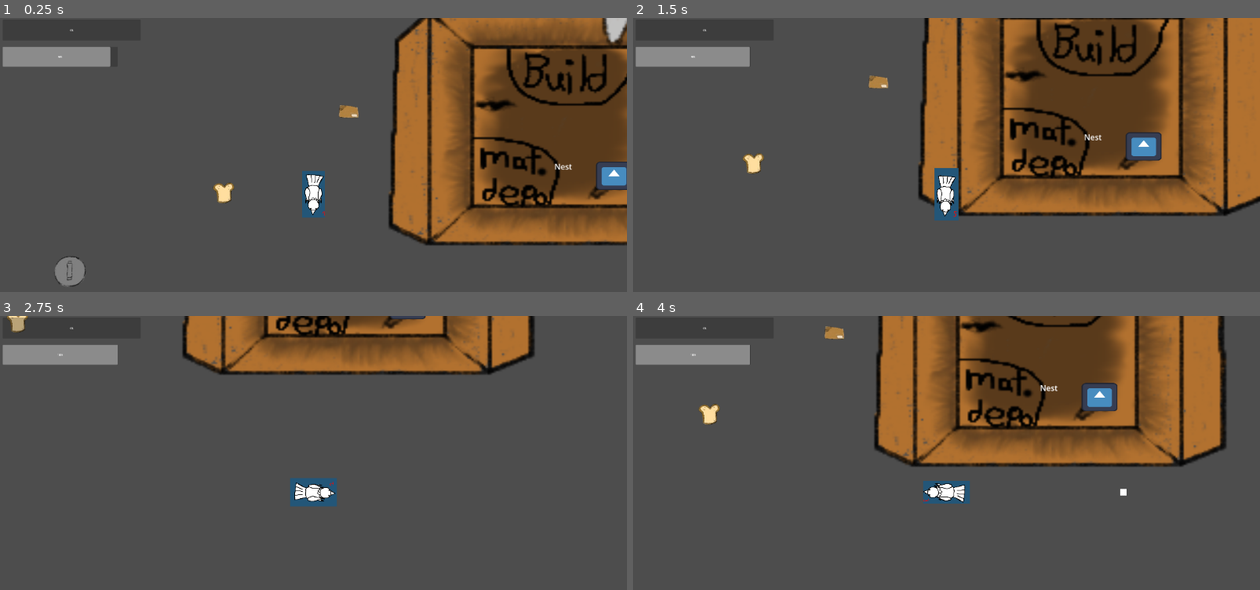
Above: before the commit, frames 1-4 (two rows, left to right).
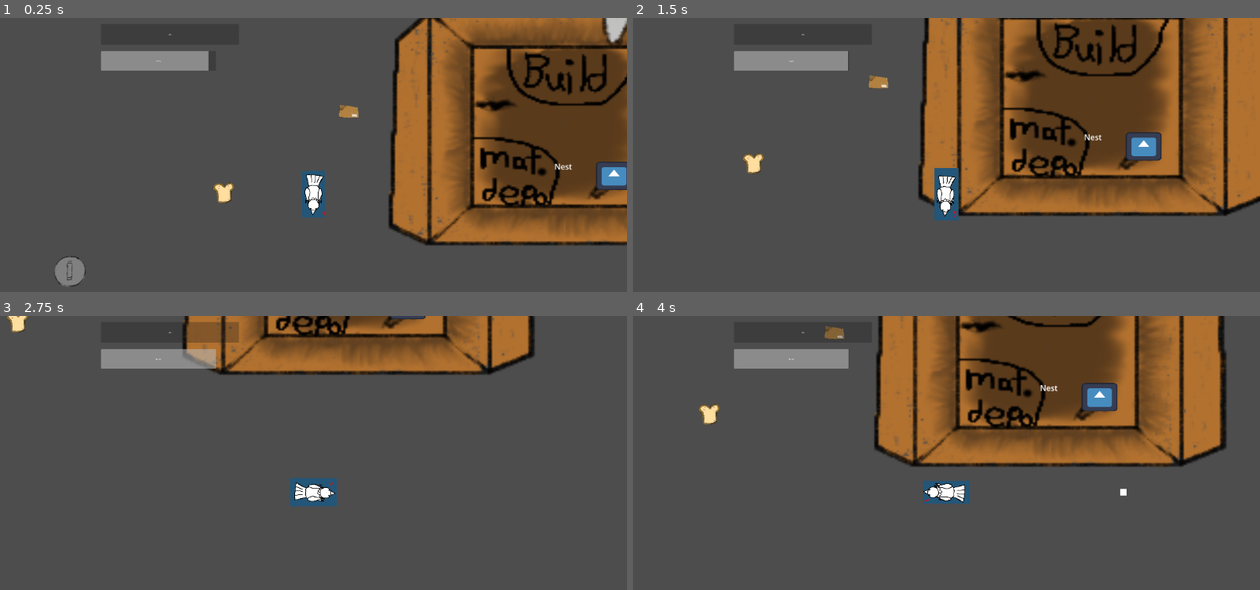
Above: after the commit, the same moments.

Repository: PiponcheDev/Chunky-Chick
Game: Godot game, scene res://Main.tscn
Two runs of this game, one before a commit and one after it. Both use one fixed random seed, a clock stepped at 60 frames per second and the inputs below. The engine's default icon, where the game draws it, is replaced by a stand-in: a white triangle on a blue panel in a dark square.
Inputs (mouse positions are in pixels of both pictures, inside the frame that each line leads up to):
- Up to frame 1 (0.25 s): no input
- Up to frame 2 (1.5 s): move the mouse to (1084, 176) at 0.52 s; hold D (walk_right) 0.53-1.28 s; tap F (dash) at 0.6 s; click (1084, 176) at 0.67 s; tap E (pick_up) at 0.8, 1.35 s; move the mouse to (821, 212) at 1.27 s; hold S (walk_down) from 1.28 s (still down)
- Up to frame 3 (2.75 s): tap F (dash) at 1.55, 2.1 s; move the mouse to (376, 414) at 2.02 s; release S (walk_down) at 2.03 s; hold D (walk_right) from 2.03 s (still down); tap E (pick_up) at 2.3 s
- Up to frame 4 (4 s): move the mouse to (915, 562) at 2.77 s; release D (walk_right) at 2.78 s; hold W (walk_up) 2.78-3.53 s; tap E (pick_up) at 2.85, 3.8 s; click (915, 562) at 2.92 s; tap F (dash) at 3.05 s; move the mouse to (1134, 546) at 3.52 s; hold A (walk_left) from 3.53 s (still down); hold Space (shoot) from 3.53 s (still down)

The runs differ from the first frame. In frame 1, 2.3% of the frame differs, in the area x 0-34%, y 4-20%; in frame 2, 2.3%; in frame 3, 3.0%, in the area x 0-39%, y 0-20%; in frame 4, 2.5%.

Commit message:
Assigned sprites, upgraded UI

Diff:
--- a/chunky-chick/runs/prev_run.tres
+++ b/chunky-chick/runs/prev_run.tres
@@ -9,4 +9,4 @@
 
 [resource]
 script = ExtResource("1_nl8ht")
-talismans = Array[ExtResource("2_lexoi")]([ExtResource("3_le …(373 unchanged characters)… ource("5_a3ero"), ExtResource("5_a3ero")])
+talismans = Array[ExtResource("2_lexoi")]([ExtResource("3_le …(373 unchanged characters)… ource("5_a3ero"), ExtResource("5_a3ero"), ExtResource("3_lexoi"), ExtResource("4_67pq6"), ExtResource("5_a3ero"), ExtResource("5_a3ero"), ExtResource("6_fhewc"), ExtResource("6_fhewc"), ExtResource("6_fhewc"), ExtResource("5_a3ero"), ExtResource("3_lexoi"), ExtResource("5_a3ero"), ExtResource("3_lexoi"), ExtResource("4_67pq6"), ExtResource("5_a3ero"), ExtResource("4_67pq6"), ExtResource("3_lexoi"), ExtResource("4_67pq6"), ExtResource("3_lexoi"), ExtResource("3_lexoi"), ExtResource("4_67pq6"), ExtResource("4_67pq6"), ExtResource("6_fhewc"), ExtResource("5_a3ero"), ExtResource("4_67pq6"), ExtResource("4_67pq6"), ExtResource("6_fhewc"), ExtResource("6_fhewc"), ExtResource("3_lexoi"), ExtResource("3_lexoi"), ExtResource("4_67pq6"), ExtResource("4_67pq6"), ExtResource("6_fhewc"), ExtResource("5_a3ero")])
--- a/chunky-chick/src/scripts/UI/player_ui.gd
+++ b/chunky-chick/src/scripts/UI/player_ui.gd
@@ -3,17 +3,38 @@
 # Node references
 @onready var fatness_bar: ProgressBar = $"Fatness-bar"
 @onready var dash_bar: ProgressBar = $"Dash-cooldown"
+@onready var active_showcase: TextureRect = $TextureRect
+@onready var active_cooldown: ProgressBar = $"Active-cooldown"
+@onready var guide: Label = $Guide
+
+const DASH_UI_START_DELAY := 0.12
 
 var player: Node = null
-var dash_display := 0.0  # for smooth dash bar animation
+var dash_display: float = 0.0
+var dash_cooldown_hold: float = 0.0
+var dash_cooldown_was_active: bool = false
 
 func _ready() -> void:
 	# Automatically find the player from the group
 	var players = get_tree().get_nodes_in_group("player")
 	if players.size() == 0:
 		push_error("Player not found for UI!")
+		guide.visible = false
 		return
+
 	player = players[0]
+
+	# --- CONNECT SIGNALS ---
+	player.connect("active_talisman_changed", Callable(self, "_on_active_talisman_changed"))
+	player.connect("active_talisman_activated", Callable(self, "_on_active_talisman_state_changed"))
+	player.connect("active_talisman_deactivated", Callable(self, "_on_active_talisman_state_changed"))
+	player.connect("carried_item_changed", Callable(self, "_on_carried_item_changed"))
+
+	# Initialize UI state
+	_update_active_talisman_display(player.active_talisman)
+	_update_active_cooldown_bar()
+	_update_guide_label()
+
 
 func _process(delta: float) -> void:
 	if not player:
@@ -22,7 +43,143 @@
 	# --- Fatness Bar ---
 	fatness_bar.value = player.fatness
 	fatness_bar.max_value = player.fatness_max + player.fatness_max_bonus
-	# --- Dash Cooldown Bar (smooth) ---
-	var target = player.get_dash_cooldown_ratio()
-	dash_display = lerp(dash_display, target, 10 * delta)
+
+	# --- Dash Cooldown Bar (smooth, with small start delay) ---
+	var dash_on_cooldown: bool = not player.dash_cooldown.is_stopped()
+
+	if dash_on_cooldown and not dash_cooldown_was_active:
+		dash_cooldown_hold = DASH_UI_START_DELAY
+		dash_display = 0.0
+
+	dash_cooldown_was_active = dash_on_cooldown
+
+	if dash_on_cooldown:
+		if dash_cooldown_hold > 0.0:
+			dash_cooldown_hold -= delta
+			if dash_cooldown_hold < 0.0:
+				dash_cooldown_hold = 0.0
+		else:
+			var target: float = player.get_dash_cooldown_ratio()
+			dash_display = lerp(dash_display, target, 10.0 * delta)
+	else:
+		dash_display = lerp(dash_display, 1.0, 10.0 * delta)
+
 	dash_bar.value = dash_display * dash_bar.max_value
+
+	# --- ACTIVE TALISMAN COOLDOWN BAR ---
+	_update_active_cooldown_bar()
+
+	# --- INTERACTION GUIDE ---
+	_update_guide_label()
+
+
+# --- SIGNAL HANDLERS ---
+func _on_active_talisman_changed(new_talisman) -> void:
+	_update_active_talisman_display(new_talisman)
+	_update_active_cooldown_bar()
+	_update_guide_label()
+
+func _on_active_talisman_state_changed(_talisman) -> void:
+	_update_active_cooldown_bar()
+	_update_guide_label()
+
+func _on_carried_item_changed(_is_carrying: bool) -> void:
+	_update_guide_label()
+
+
+# --- UI UPDATE LOGIC ---
+func _update_active_talisman_display(talisman) -> void:
+	if talisman == null:
+		active_showcase.texture = null
+		active_showcase.visible = false
+		return
+
+	# Assumes your TalismanData has an "icon" Texture2D
+	active_showcase.texture = talisman.icon
+	active_showcase.visible = true
+
+
+func _update_active_cooldown_bar() -> void:
+	if player == null or player.active_talisman == null:
+		active_cooldown.value = 0.0
+		active_cooldown.visible = false
+		return
+
+	# Only hide the bar if the player does not have an active talisman.
+	active_cooldown.visible = true
+	active_cooldown.max_value = 1.0
+
+	# While the buff is active, the cooldown has not started yet.
+	if player.active_talisman_is_triggered:
+		active_cooldown.value = 0.0
+		return
+
+	var max_cd: float = float(player.active_talisman.active_cooldown)
+	if max_cd <= 0.0:
+		active_cooldown.value = 0.0
+		return
+
+	var ratio: float = player.active_talisman_cooldown_left / max_cd
+	ratio = clamp(ratio, 0.0, 1.0)
+
+	active_cooldown.value = ratio
+
+
+func _update_guide_label() -> void:
+	var prompt := ""
+
+	if _has_nearby_talisman_pickup():
+		prompt = "Pick up talisman"
+	elif _has_nearby_trash_can():
+		prompt = "Open trash can"
+	elif _has_nearby_material():
+		prompt = "Pick up material"
+
+	guide.text = prompt
+	guide.visible = prompt != ""
+
+
+func _has_nearby_material() -> bool:
+	return _scan_scene_for_interactable("material")
+
+
+func _has_nearby_trash_can() -> bool:
+	return _scan_scene_for_interactable("trash_can")
+
+
+func _has_nearby_talisman_pickup() -> bool:
+	return _scan_scene_for_interactable("talisman_pickup")
+
+
+func _scan_scene_for_interactable(kind: String) -> bool:
+	var scene_root: Node = get_tree().current_scene
+	if scene_root == null:
+		return false
+	return _scan_node_recursive(scene_root, kind)
+
+
+func _scan_node_recursive(node: Node, kind: String) -> bool:
+	for child in node.get_children():
+		if _node_matches_kind(child, kind):
+			return true
+		if _scan_node_recursive(child, kind):
+			return true
+	return false
+
+
+func _node_matches_kind(node: Node, kind: String) -> bool:
+	if node == null:
+		return false
+
+	match kind:
+		"material":
+			return node.get("in_range") == true and node.get("carried") != true
+
+		"trash_can":
+			return node.get("player_node") != null and node.has_method("open")
+
+		"talisman_pickup":
+			return node.get("player_in_range") == true and node.has_method("collect")
+
+		_:
+			return false
--- a/chunky-chick/src/scripts/UI/talismans.gd
+++ b/chunky-chick/src/scripts/UI/talismans.gd
@@ -1,6 +1,7 @@
 extends Area2D
 
 @export var talisman_data: TalismanData
+@onready var icon: Sprite2D = $Icon
 
 # Repulsion settings
 @export var repel_radius := 32.0
@@ -9,38 +10,38 @@
 var player_node: Node = null
 var player_in_range := false
 
-func _ready():
+func _ready() -> void:
 	add_to_group("talisman")
 	body_entered.connect(_on_body_entered)
 	body_exited.connect(_on_body_exited)
 
-func _on_body_entered(body):
-	if body.is_in_group("player"):
-		player_node = body
-		player_in_range = true
-
-func _on_body_exited(body):
-	if body == player_node:
-		player_in_range = false
-		player_node = null
+	_update_icon()
 
 
-func _process(delta):
+func _process(delta: float) -> void:
 	_apply_repulsion(delta)
 	if player_in_range and Input.is_action_just_pressed("pick_up"):
 		collect()
 
 
+func _update_icon() -> void:
+	if talisman_data == null:
+		icon.texture = null
+		return
+
+	icon.texture = talisman_data.icon
+
+
 # -----------------------------
 # TALISMAN REPULSION
 # -----------------------------
-func _apply_repulsion(delta):
+func _apply_repulsion(delta: float) -> void:
 	var talismans = get_tree().get_nodes_in_group("talisman")
 	for other in talismans:
 		if other == self:
 			continue
 		var dist: float = global_position.distance_to(other.global_position)
-		if dist < repel_radius and dist > 0:
+		if dist < repel_radius and dist > 0.0:
 			var dir: Vector2 = (global_position - other.global_position).normalized()
 			var force: float = (repel_radius - dist) / repel_radius
 			global_position += dir * force * repel_strength * delta
@@ -49,9 +50,21 @@
 # -----------------------------
 # COLLECT
 # -----------------------------
-func collect():
+func collect() -> void:
 	print("collected item")
 	if not player_node:
 		return
 	player_node.collect_talisman(talisman_data)
 	queue_free()
+
+
+func _on_body_entered(body: Node) -> void:
+	if body.is_in_group("player"):
+		player_node = body
+		player_in_range = true
+
+
+func _on_body_exited(body: Node) -> void:
+	if body == player_node:
+		player_in_range = false
+		player_node = null
--- a/chunky-chick/src/scripts/player.gd
+++ b/chunky-chick/src/scripts/player.gd
@@ -293,20 +293,22 @@
 	_apply_active_bonuses(talisman)
 	active_talisman_is_triggered = true
 	active_talisman_time_left = talisman.active_duration
-	active_talisman_cooldown_left = talisman.active_cooldown
+	active_talisman_cooldown_left = 0.0
 	emit_signal("active_talisman_activated", talisman)
-	print("Activated talisman:", talisman.talisman_name, "for", talisman.active_duration, "s (cooldown:", talisman.active_cooldown, "s)")
+	print("Activated talisman:", talisman.talisman_name, "for", talisman.active_duration, "s")
 
 func _deactivate_active_talisman():
 	if active_talisman == null:
 		active_talisman_is_triggered = false
 		active_talisman_time_left = 0.0
+		active_talisman_cooldown_left = 0.0
 		return
 	_remove_active_bonuses(active_talisman)
-	emit_signal("active_talisman_deactivated", active_talisman)
-	print("Deactivated talisman:", active_talisman.talisman_name)
 	active_talisman_is_triggered = false
 	active_talisman_time_left = 0.0
+	active_talisman_cooldown_left = active_talisman.active_cooldown
+	emit_signal("active_talisman_deactivated", active_talisman)
+	print("Deactivated talisman:", active_talisman.talisman_name, "cooldown started:", active_talisman.active_cooldown, "s")
 
 func _apply_active_bonuses(talisman: TalismanData):
 	speed_bonus += talisman.speed_bonus
--- a/chunky-chick/src/tscn/Structures/watch_tower.tscn
+++ b/chunky-chick/src/tscn/Structures/watch_tower.tscn
@@ -1,7 +1,7 @@
 [gd_scene format=3 uid="uid://cfl445wai2ah2"]
 
 [ext_resource type="Script" uid="uid://b1nnmc28hgjlx" path="res://src/scripts/Structures/watch_tower.gd" id="1_3op0r"]
-[ext_resource type="Texture2D" uid="uid://cp70q5rerqku2" path="res://Assets-Extra/icon.svg" id="1_sr4ar"]
+[ext_resource type="Texture2D" uid="uid://cfbxq5v7rm2wl" path="res://Assets/watchtower.png" id="2_2pdnm"]
 
 [sub_resource type="RectangleShape2D" id="RectangleShape2D_3op0r"]
 size = Vector2(94, 80)
@@ -24,8 +24,8 @@
 text = "Watch tower"
 
 [node name="Icon" type="Sprite2D" parent="." unique_id=30979703]
-position = Vector2(-1, -3)
-texture = ExtResource("1_sr4ar")
+position = Vector2(553, -53)
+texture = ExtResource("2_2pdnm")
 
 [node name="Area2D" type="Area2D" parent="." unique_id=925647475]
 
--- a/chunky-chick/src/tscn/UI/player-ui.tscn
+++ b/chunky-chick/src/tscn/UI/player-ui.tscn
@@ -15,11 +15,41 @@
 
 [node name="Fatness-bar" type="ProgressBar" parent="." unique_id=818161336]
 layout_mode = 0
-offset_right = 1056.0
-offset_bottom = 160.0
+offset_left = 752.0
+offset_top = 32.0
+offset_right = 1808.0
+offset_bottom = 192.0
 
 [node name="Dash-cooldown" type="ProgressBar" parent="." unique_id=1245878445]
 layout_mode = 0
-offset_top = 208.0
-offset_right = 880.0
-offset_bottom = 360.0
+offset_left = 752.0
+offset_top = 240.0
+offset_right = 1632.0
+offset_bottom = 392.0
+
+[node name="TextureRect" type="TextureRect" parent="." unique_id=1586422515]
+layout_mode = 0
+offset_left = 32.0
+offset_top = 40.0
+offset_right = 544.0
+offset_bottom = 440.0
+scale = Vector2(0.9618539, 1)
+
+[node name="Active-cooldown" type="ProgressBar" parent="." unique_id=1197306834]
+layout_mode = 0
+offset_left = 552.0
+offset_top = 32.0
+offset_right = 631.16675
+offset_bottom = 432.0
+scale = Vector2(1.9199988, 1)
+fill_mode = 3
+
+[node name="Guide" type="Label" parent="." unique_id=1188179078]
+layout_mode = 0
+offset_left = 1392.0
+offset_top = 1152.0
+offset_right = 2816.0
+offset_bottom = 1440.0
+text = "Interact?"
+horizontal_alignment = 1
+vertical_alignment = 1
--- a/chunky-chick/talismans/active/battery_from_somewhere.tres
+++ b/chunky-chick/talismans/active/battery_from_somewhere.tres
@@ -1,11 +1,13 @@
 [gd_resource type="Resource" script_class="TalismanData" format=3 uid="uid://duob4inimyqjo"]
 
+[ext_resource type="Texture2D" uid="uid://cp70q5rerqku2" path="res://Assets-Extra/icon.svg" id="1_0lu1g"]
 [ext_resource type="Script" uid="uid://dpeqe6622sp7j" path="res://src/scripts/talisman_data.gd" id="1_h7s3l"]
 
 [resource]
 script = ExtResource("1_h7s3l")
 talisman_name = "Battery From Somewhere"
 description = "Unlimited power"
+icon = ExtResource("1_0lu1g")
 isActive = true
 attack_speed_bonus = 20.0
 active_duration = 8.0
Binary file added: chunky-chick/Assets/watchtower.png
Not shown, added: chunky-chick/Assets/watchtower.png.import
